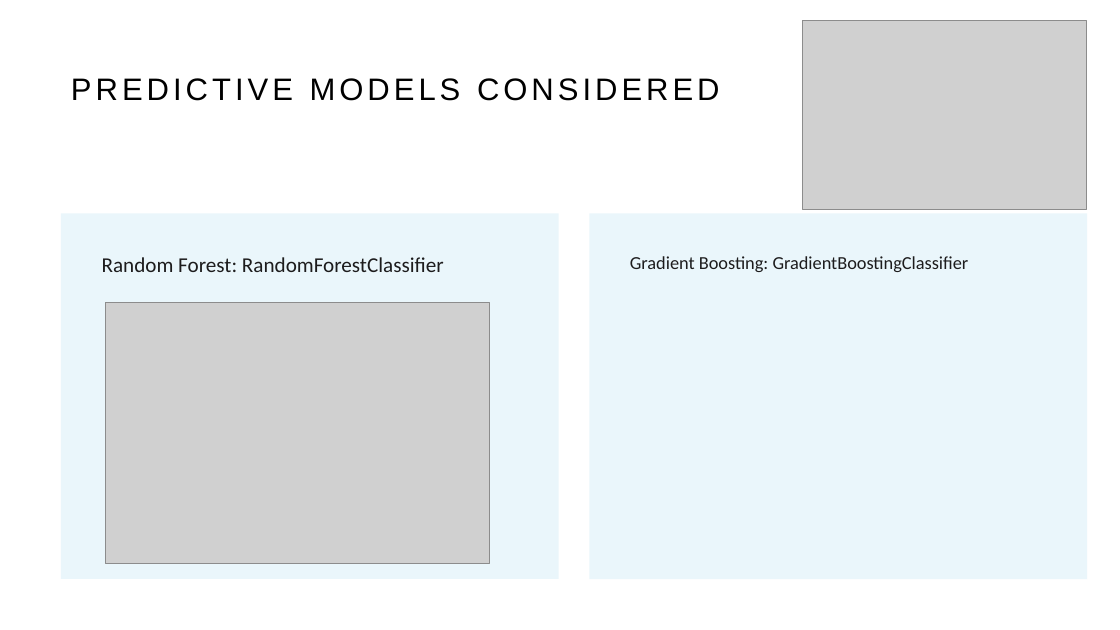
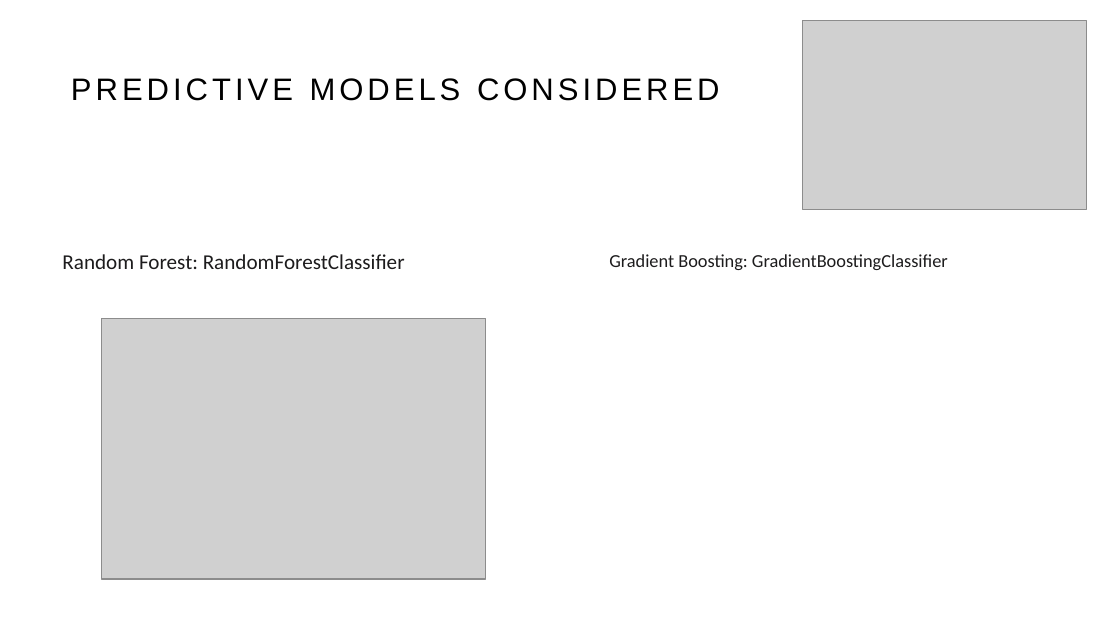
Before and after one commit to ifonseca69/project_2, a slide deck: slide 8 of Simmons/slide deck2.odp. Drawn at 1120x630 pixels with LibreOffice and Linux fonts; fonts in the diff are those of the drawing; grey boxes stand for pictures. Boxes give left, top, right and bottom in pixels: in the first picture for what was removed or moved away, otherwise in the second. Text is boxed around its words. In the diff, an @@ line names an element or a change of style, - is before the commit and + after.

```diff
--- a/Simmons/slide deck2.odp
+++ b/Simmons/slide deck2.odp
@@ text "Random Forest: RandomForestClassifier": place and size @@
-text "Random Forest: RandomForestClassifier" at (61,213,559,579)
+text "Random Forest: RandomForestClassifier" at (62,254,405,269)
@@ text "Random Forest: RandomForestClassifier" at (62,254,405,269): line spacing 0.9 to 1; less space between paragraphs; fill #EAF6FB to none @@
@@ text "Gradient Boosting: GradientBoostingClassifier" at (609,254,948,270): line spacing 0.9 to 1; less space between paragraphs; fill #EAF6FB to none @@
@@ text "Gradient Boosting: GradientBoostingClassifier": place and size @@
-text "Gradient Boosting: GradientBoostingClassifier" at (589,213,1087,579)
+text "Gradient Boosting: GradientBoostingClassifier" at (609,254,948,270)
@@ picture: place and size @@
-picture at (106,303,490,564)
+picture at (102,318,486,579)
```
Also in this commit, not shown: 7 other slides changed, 2 other files.
